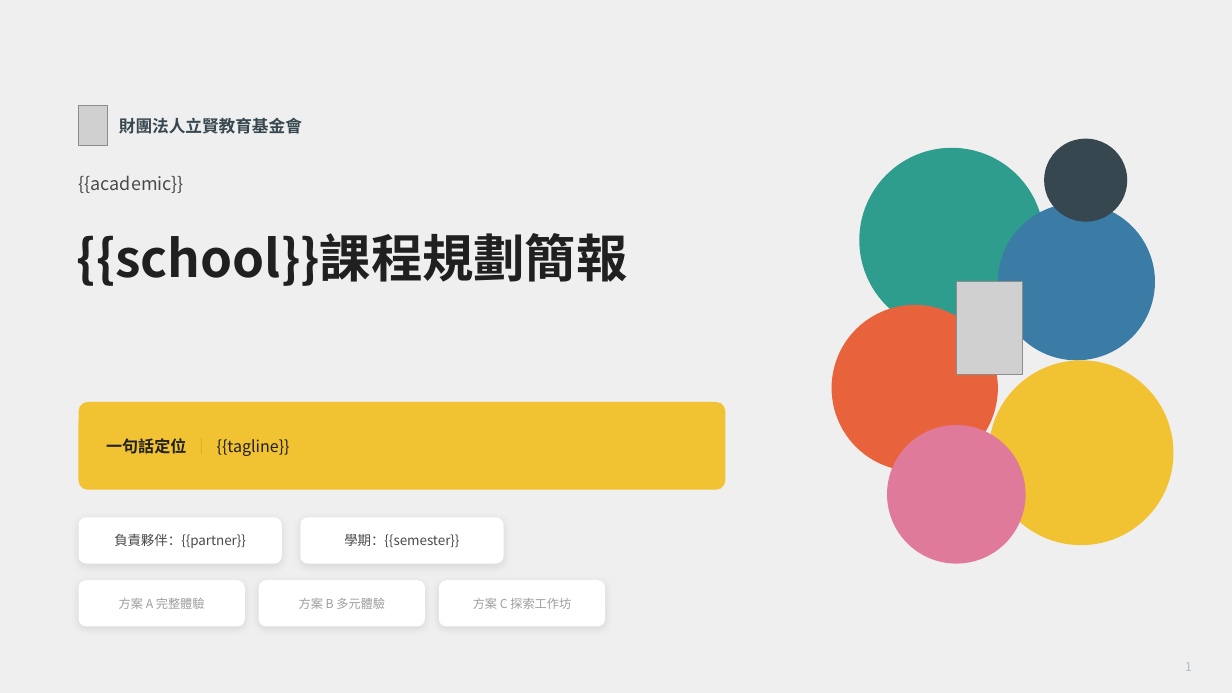
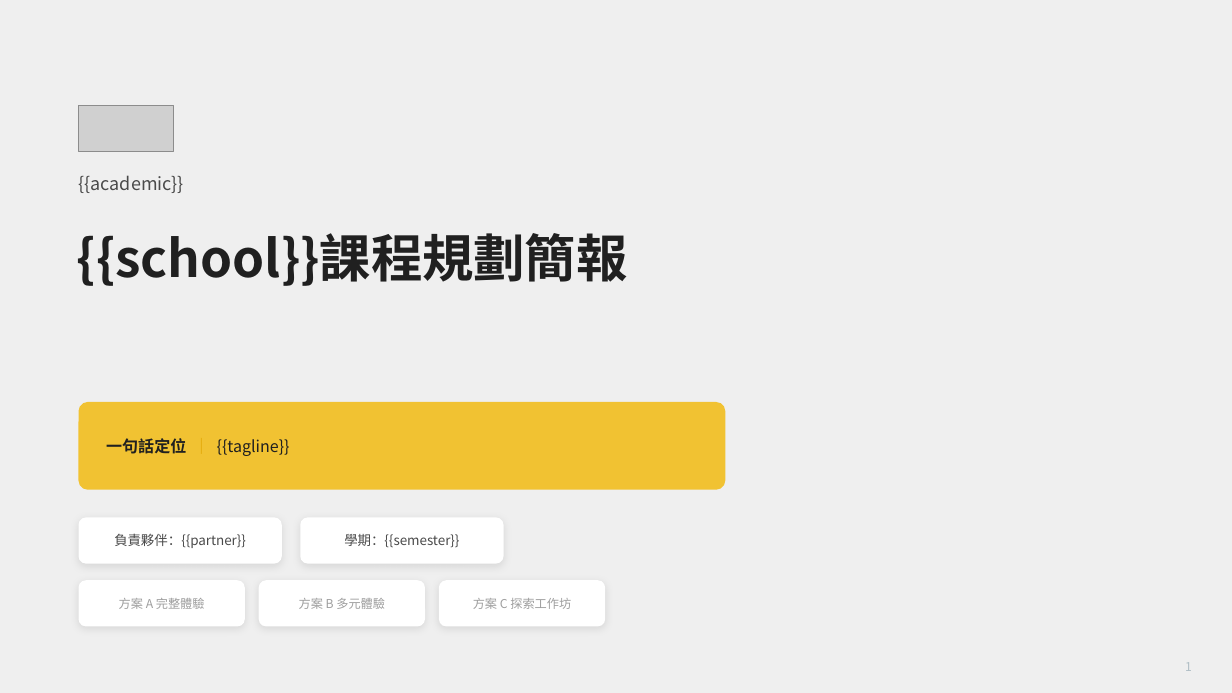
Before and after one commit to chenghua0216/timer, a slide deck: slide 1 of curriculum-planner/template/心創力課程規劃簡報_模板.pptx. Drawn at 1232x693 pixels with LibreOffice and Linux fonts; fonts in the diff are those of the drawing; grey boxes stand for pictures. Boxes give left, top, right and bottom in pixels: in the first picture for what was removed or moved away, otherwise in the second. Text is boxed around its words. In the diff, an @@ line names an element or a change of style, - is before the commit and + after.

```diff
--- a/curriculum-planner/template/心創力課程規劃簡報_模板.pptx
+++ b/curriculum-planner/template/心創力課程規劃簡報_模板.pptx
@@ picture: place and size @@
-picture at (79, 105, 108, 146)
+picture at (79, 105, 174, 152)
@@ text removed at (119, 118, 302, 134) @@
-財團法人立賢教育基金會
@@ ellipse removed at (860, 148, 1044, 333) @@
@@ ellipse removed at (1044, 139, 1128, 222) @@
@@ ellipse removed at (998, 203, 1155, 360) @@
@@ picture removed at (957, 282, 1023, 374) @@
@@ ellipse removed at (832, 305, 998, 471) @@
@@ ellipse removed at (989, 360, 1174, 545) @@
@@ ellipse removed at (887, 425, 1026, 564) @@
```
Also in this commit, not shown: 6 other slides changed, 4 other files.
